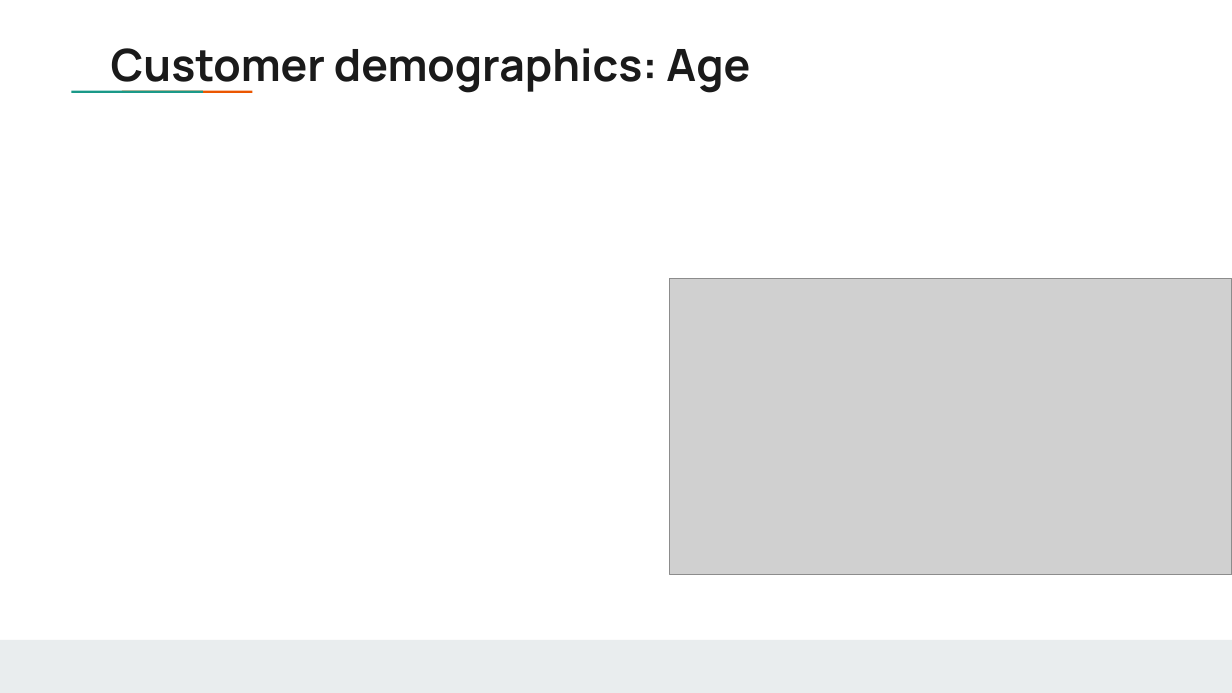
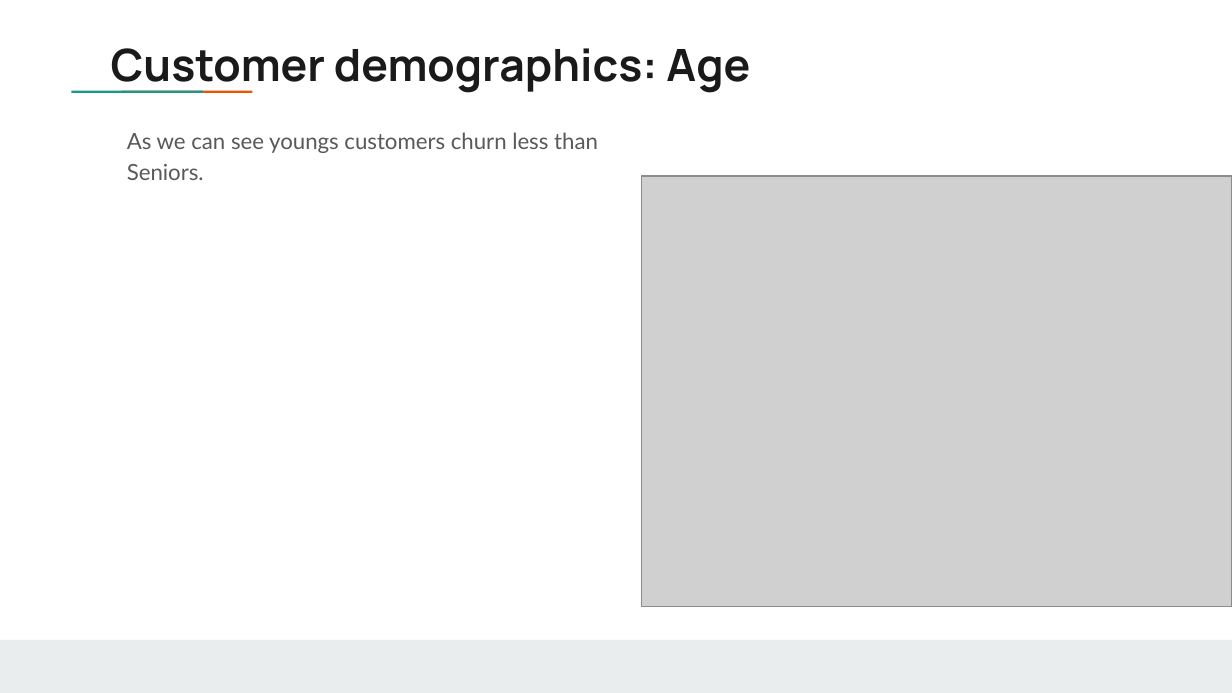
Before and after one commit to Chvava11/Bi_project_customer_churn, a slide deck: slide 7 of Result/Vanessa’s project .pptx (slide 6 before the commit). Drawn at 1232x693 pixels with LibreOffice and Linux fonts; fonts in the diff are those of the drawing; grey boxes stand for pictures; background and template pictures are left out. Boxes give left, top, right and bottom in pixels: in the first picture for what was removed or moved away, otherwise in the second. Text is boxed around its words. In the diff, an @@ line names an element or a change of style, - is before the commit and + after.

```diff
--- a/Result/Vanessa’s project .pptx
+++ b/Result/Vanessa’s project .pptx
@@ text added at <box>127,132,598,180</box>, 13 pt, text #595959 @@
+As we can see youngs customers churn less than
+Seniors.
@@ picture: place and size @@
-picture at <box>670,278,1232,574</box>
+picture at <box>642,176,1232,607</box>
```
Also in this commit, not shown: 5 other slides changed, 15 slides added, 2 slides removed, 1 other file.
